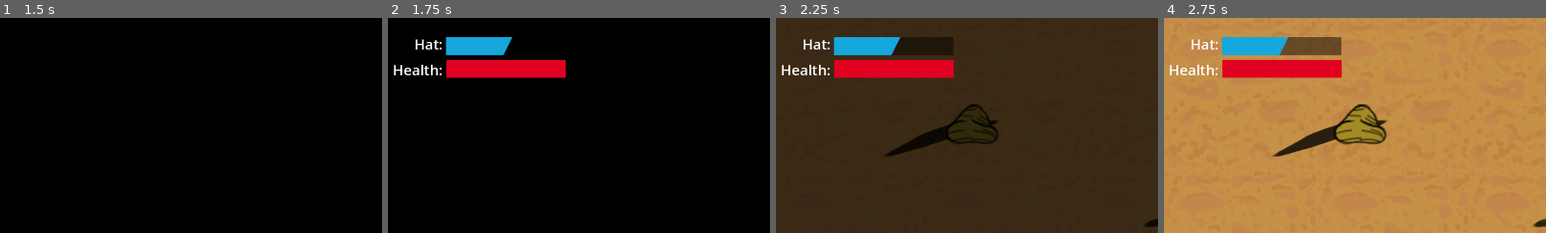
Above: before the commit, frames 1-4 (left to right).
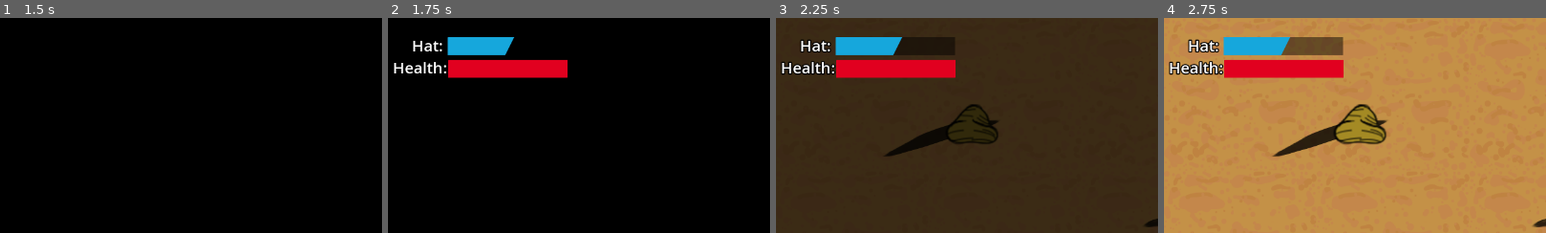
Above: after the commit, the same moments.

Repository: Nevakanezah/project-solar
Game: Godot game, scene res://Scenes/main_menu.tscn
The game is run twice, just before and just after one commit, with the same random seed, the same clock (stepped at 60 frames per second) and the same inputs.
Inputs (mouse positions are % of the whole screen's width and height, from its top left):
- Up to frame 1 (1.5 s): click "START" at 0.5 s; move the mouse to (72, 45) at 1.27 s; press the mouse at (72, 45) at 1.28 s; hold D (right) from 1.28 s (still down)
- Up to frame 2 (1.75 s): keep holding D (right)
- Up to frame 3 (2.25 s): tap Enter at 2 s; move the mouse to (30, 55) at 2.02 s; release D (right) at 2.03 s; release the mouse at (30, 55) at 2.03 s; hold S (down) from 2.03 s (still down); click (30, 55) at 2.1 s
- Up to frame 4 (2.75 s): keep holding S (down)
The pictures show only the part of the screen within x 0-50%, y 0-50%; the shares and areas given below are measured in that part.

Frame 1 is identical in both runs. In frame 2, 1.0% of the frame differs, in the area x 1-47%, y 8-28%; in frame 3, 1.3%; in frame 4, 1.4%.

Commit message:
Minor tweaks - Twiddling values in a few places. Mostly committing this so i can checkout main without reverting.

Diff:
--- a/Objects/Scenes/enemy.tscn
+++ b/Objects/Scenes/enemy.tscn
@@ -204,6 +204,7 @@
 
 [node name="DeathParticles" type="CPUParticles2D" parent="."]
 position = Vector2(0, 17.865)
+emitting = false
 amount = 12
 lifetime = 0.7
 lifetime_randomness = 0.2
--- a/Player/player.tscn
+++ b/Player/player.tscn
@@ -27,6 +27,22 @@
 "transitions": PackedFloat32Array(1),
 "update": 1,
 "values": [0]
+}
+
+[sub_resource type="Animation" id="Animation_7ni4v"]
+resource_name = "die"
+loop_mode = 1
+tracks/0/type = "value"
+tracks/0/imported = false
+tracks/0/enabled = true
+tracks/0/path = NodePath("PlayerSprite:frame")
+tracks/0/interp = 1
+tracks/0/loop_wrap = true
+tracks/0/keys = {
+"times": PackedFloat32Array(0),
+"transitions": PackedFloat32Array(1),
+"update": 1,
+"values": [5]
 }
 
 [sub_resource type="Animation" id="Animation_5eg5b"]
@@ -92,22 +108,6 @@
 "values": [2, 3, 2, 3]
 }
 
-[sub_resource type="Animation" id="Animation_7ni4v"]
-resource_name = "die"
-loop_mode = 1
-tracks/0/type = "value"
-tracks/0/imported = false
-tracks/0/enabled = true
-tracks/0/path = NodePath("PlayerSprite:frame")
-tracks/0/interp = 1
-tracks/0/loop_wrap = true
-tracks/0/keys = {
-"times": PackedFloat32Array(0),
-"transitions": PackedFloat32Array(1),
-"update": 1,
-"values": [5]
-}
-
 [sub_resource type="AnimationLibrary" id="AnimationLibrary_vdylg"]
 _data = {
 "RESET": SubResource("Animation_3wjja"),
--- a/Scenes/ui.tscn
+++ b/Scenes/ui.tscn
@@ -1,9 +1,15 @@
-[gd_scene load_steps=9 format=3 uid="uid://baed36aj0tlpi"]
+[gd_scene load_steps=10 format=3 uid="uid://baed36aj0tlpi"]
 
 [ext_resource type="Script" path="res://Scenes/Scripts/ui.gd" id="1_sinb4"]
 
+[sub_resource type="SystemFont" id="SystemFont_3a2yl"]
+font_names = PackedStringArray("akaPosse")
+
 [sub_resource type="LabelSettings" id="LabelSettings_2w56w"]
-font_size = 24
+font = SubResource("SystemFont_3a2yl")
+font_size = 26
+outline_size = 7
+outline_color = Color(0, 0, 0, 1)
 
 [sub_resource type="StyleBoxFlat" id="StyleBoxFlat_b6d2a"]
 bg_color = Color(0, 0, 0, 0.478431)
@@ -46,9 +52,9 @@
 anchor_right = 0.072
 anchor_bottom = 0.136
 offset_left = 8.0
-offset_top = 70.0
-offset_right = 92.0
-offset_bottom = 104.0
+offset_top = 65.0
+offset_right = 94.0
+offset_bottom = 99.0
 text = "Health:"
 label_settings = SubResource("LabelSettings_2w56w")
 horizontal_alignment = 1
@@ -60,9 +66,9 @@
 anchors_preset = -1
 anchor_right = 0.055
 anchor_bottom = 0.051
-offset_left = 98.0
+offset_left = 101.0
 offset_top = 70.0
-offset_right = 298.0
+offset_right = 301.0
 offset_bottom = 100.0
 mouse_filter = 2
 theme_override_styles/background = SubResource("StyleBoxFlat_b6d2a")
@@ -75,9 +81,9 @@
 [node name="HatLabel" type="Label" parent="HealthbarContainer"]
 layout_mode = 0
 offset_left = 8.0
-offset_top = 27.0
+offset_top = 28.0
 offset_right = 92.0
-offset_bottom = 61.0
+offset_bottom = 62.0
 text = "Hat:"
 label_settings = SubResource("LabelSettings_2w56w")
 horizontal_alignment = 2
@@ -85,9 +91,9 @@
 [node name="HatProgressBar" type="ProgressBar" parent="HealthbarContainer"]
 clip_contents = true
 layout_mode = 0
-offset_left = 97.0
+offset_left = 100.0
 offset_top = 32.0
-offset_right = 297.0
+offset_right = 300.0
 offset_bottom = 62.0
 mouse_filter = 2
 theme_override_styles/background = SubResource("StyleBoxFlat_38jxh")
--- a/project.godot
+++ b/project.godot
@@ -14,6 +14,7 @@
 config/tags=PackedStringArray("actively_working_on")
 run/main_scene="res://Scenes/main_menu.tscn"
 config/features=PackedStringArray("4.3", "Mobile")
+boot_splash/image="res://Assets/Art/Title Card.png"
 config/icon="res://icon.svg"
 
 [autoload]
Not shown, changed: export_presets.cfg
